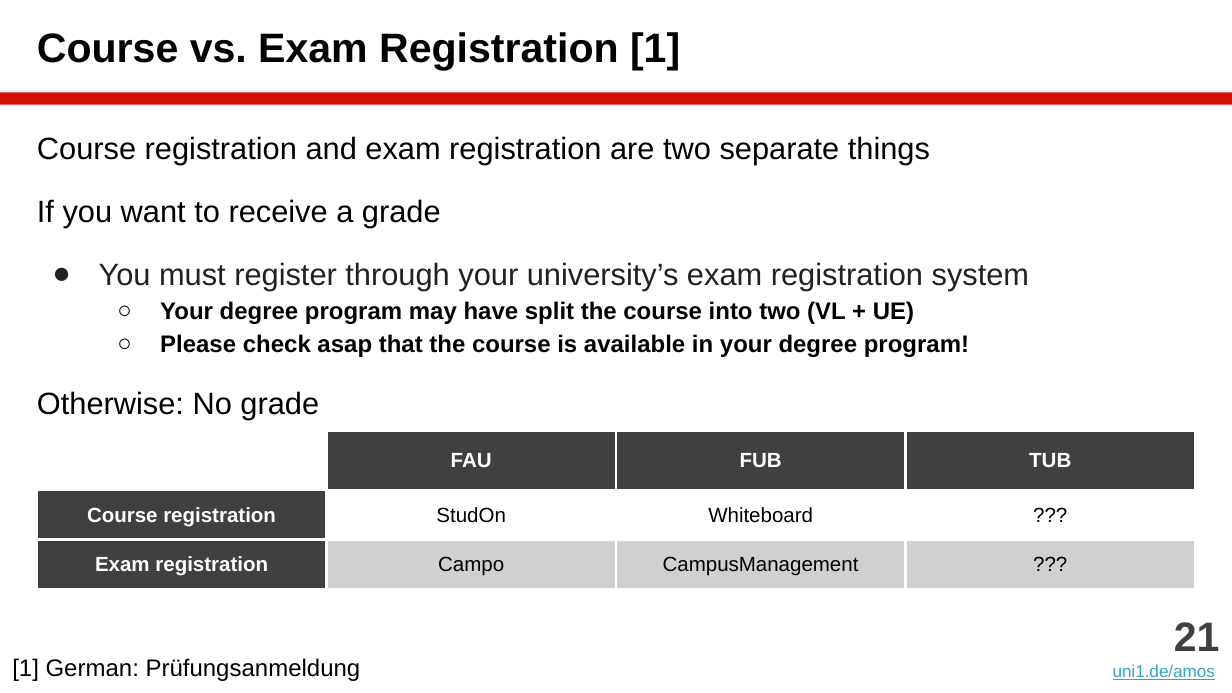
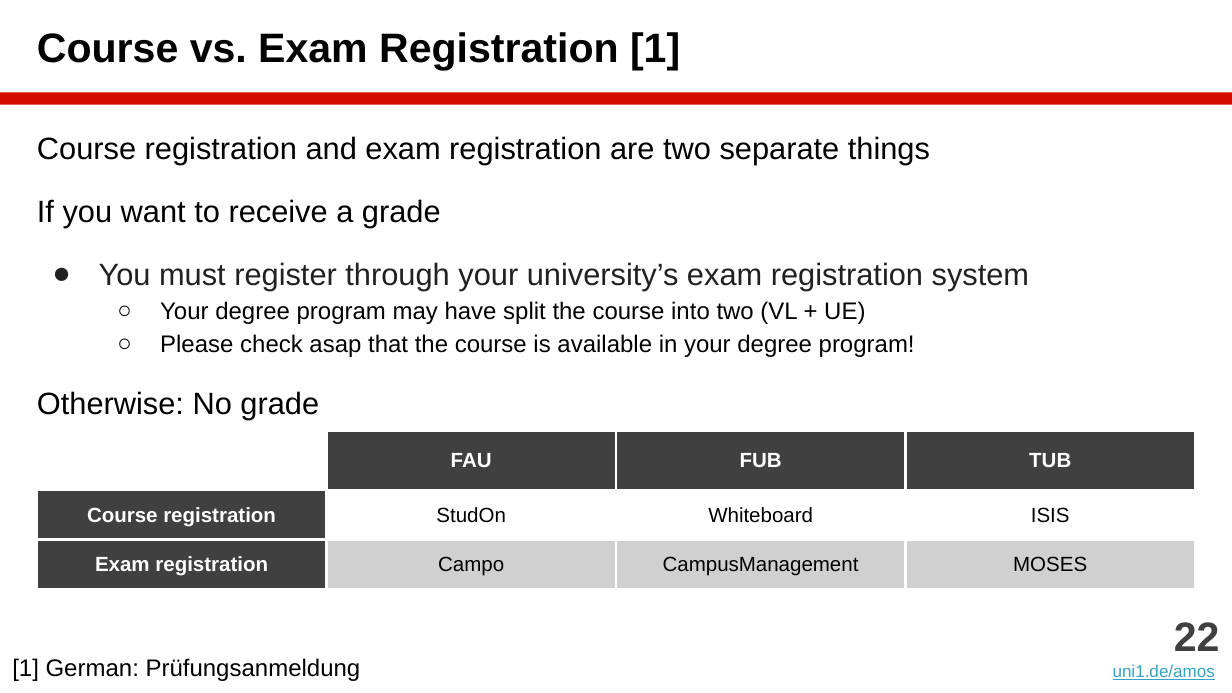
Before and after one commit to dirkriehle/amos-course, a slide deck: slide 22 of Lecture slides/AMOS A01 - Introduction.pptx (slide 21 before the commit). Drawn at 1232x693 pixels with LibreOffice and Linux fonts; fonts in the diff are those of the drawing. Boxes give left, top, right and bottom in pixels: in the first picture for what was removed or moved away, otherwise in the second. Text is boxed around its words. In the diff, an @@ line names an element or a change of style, - is before the commit and + after.

```diff
--- a/Lecture slides/AMOS A01 - Introduction.pptx
+++ b/Lecture slides/AMOS A01 - Introduction.pptx
@@ text at box(160, 301, 915, 357): bold off in "Your degree program may have split the ...", "Please check asap that the course is ..." @@
@@ table at box(37, 431, 1195, 693) @@
-row 2, column 4: ???
+row 2, column 4: ISIS
-row 3, column 4: ???
+row 3, column 4: MOSES
@@ text at box(1174, 622, 1220, 651): text changed @@
-21
+22
```
Also in this commit, not shown: 12 other slides changed, 1 slide added, 3 other files.
